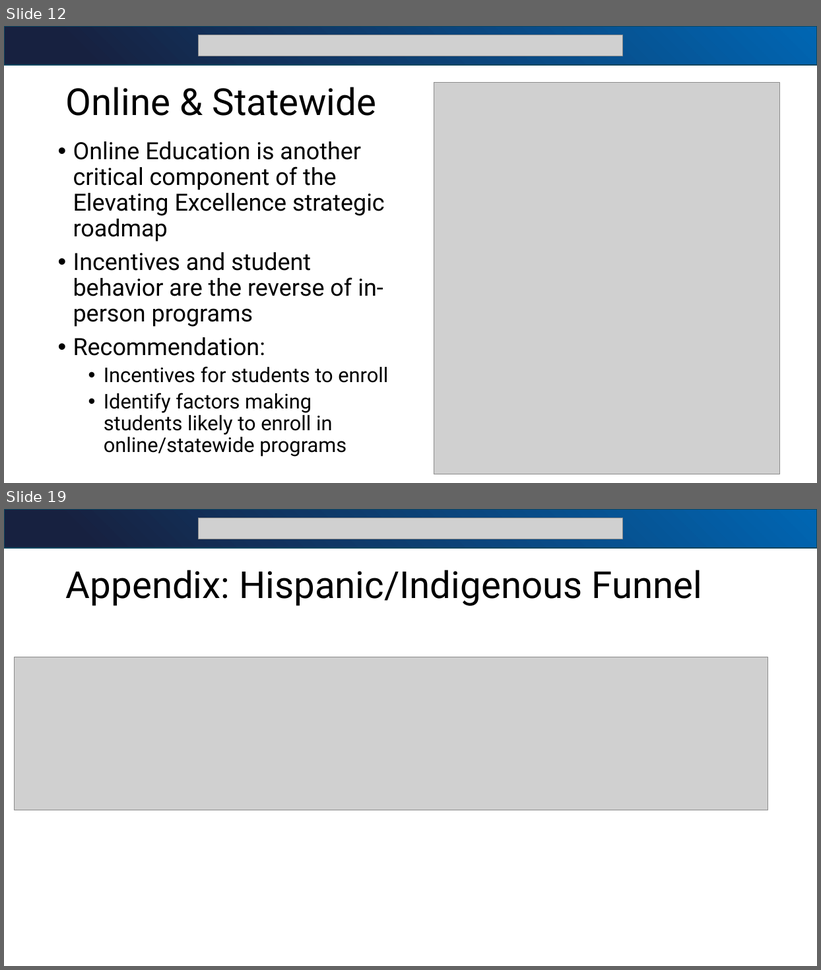
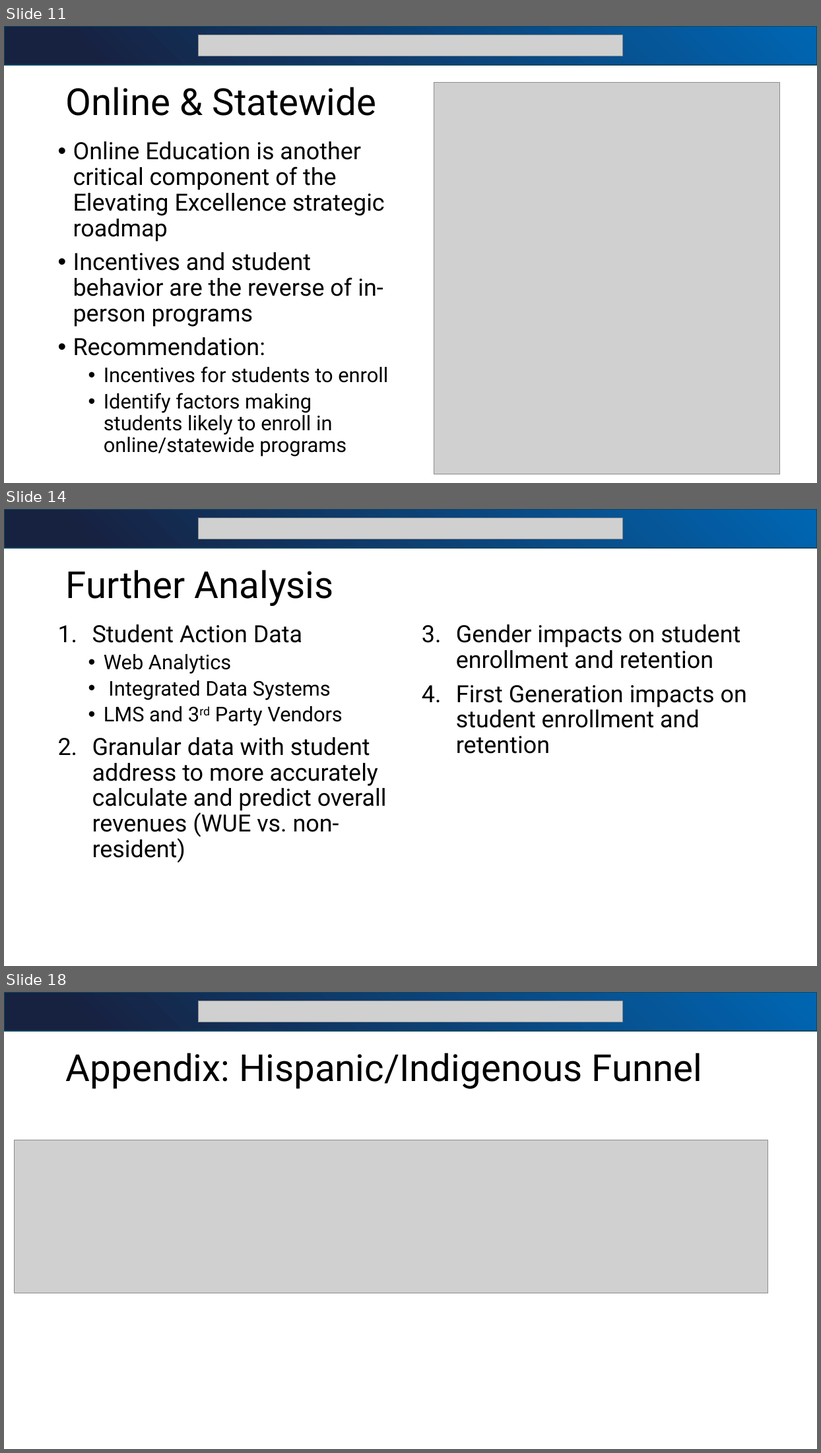
Before and after one commit to bjjefferies/bia_sr_sem_presentation, a slide deck: BIA_SEM_Presentation1.pptx. Shown one above the other, each under a label of ours: slides 12 and 19 before the commit, slides 11, 14 and 18 after it; the slides between them are not shown. The pictures are 821x970 and 821x1453 pixels, drawn with LibreOffice and Linux fonts; fonts in the diff are those of the drawing; grey boxes stand for pictures. Boxes give left, top, right and bottom in pixels: in the first picture for what was removed or moved away, otherwise in the second. Text is boxed around its words. In the diff, an @@ line names an element or a change of style, - is before the commit and + after.

```diff
--- a/BIA_SEM_Presentation1.pptx
+++ b/BIA_SEM_Presentation1.pptx
@@ slide 14 added at box(4, 509, 817, 966), background #FFFFFF @@
@@ rectangle added at box(4, 509, 817, 547), fill gradient #172140 to #0066B3, outline #104760 1.5 pt @@
@@ picture added at box(199, 518, 623, 539) @@
@@ title added at box(66, 570, 334, 606), 44 pt, text #000000 @@
+Further Analysis
@@ text added at box(92, 625, 387, 863), 28 pt, text #000000 @@
+1. Student Action Data
+  • Web Analytics
+  • Integrated Data Systems
+  • LMS and 3rd Party Vendors
+2. Granular data with student address to more accurately calculate and predict overall revenues (WUE vs. non-resident)
@@ text added at box(456, 625, 747, 754), 28 pt, text #000000 @@
+3. Gender impacts on student enrollment and retention
+4. First Generation impacts on student enrollment and retention
@@ what was slide 12 is now slide 11 @@
@@ what was slide 19 is now slide 18 @@
```
Also in this commit, not shown: 7 slides changed, 3 other slides added, 4 slides removed, 5 other files.
